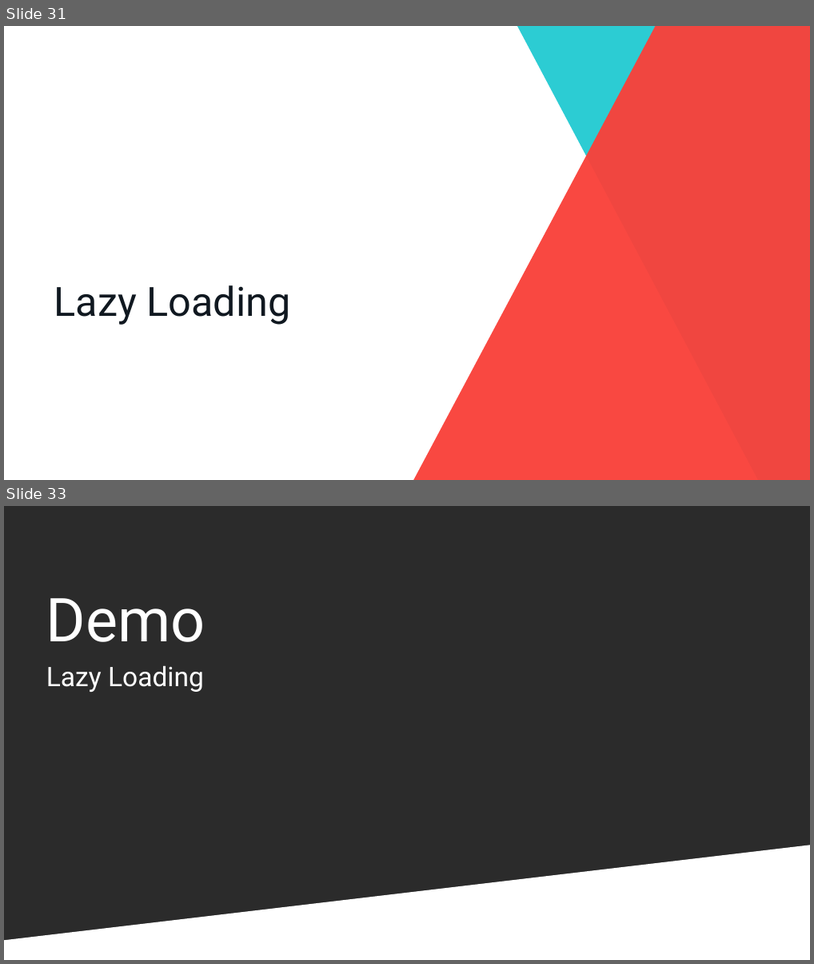
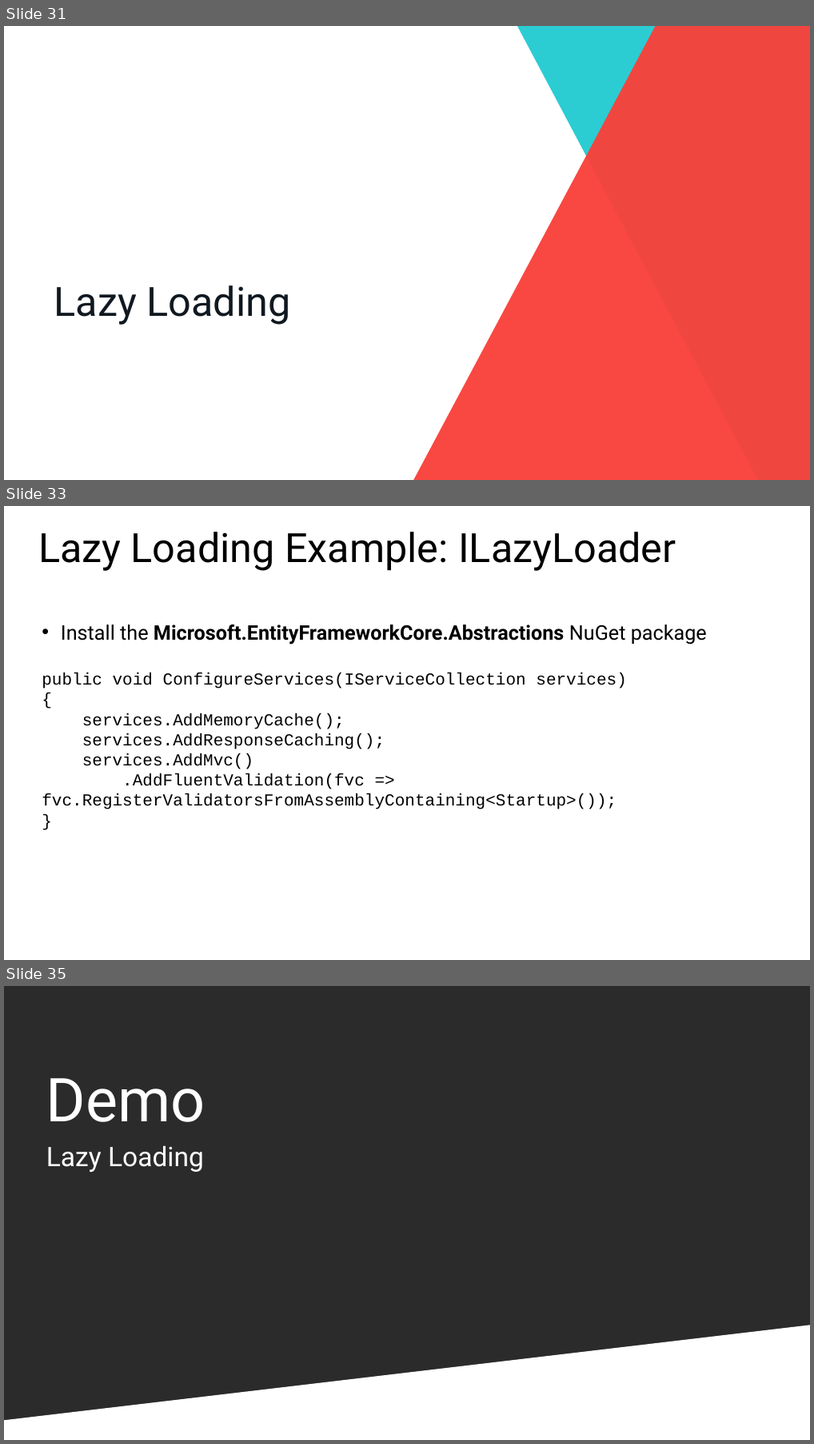
Before and after one commit to cwoodruff/EFCore21Demos, a slide deck: What’s new in Entity Framework Core 2.2.pptx. Shown one above the other, each under a label of ours: slides 31 and 33 before the commit, slides 31, 33 and 35 after it; the slides between them are not shown. The pictures are 814x964 and 814x1444 pixels, drawn with LibreOffice and Linux fonts; fonts in the diff are those of the drawing; background and template pictures are left out; a plain dark background stands for a picture behind light text. Boxes give left, top, right and bottom in pixels: in the first picture for what was removed or moved away, otherwise in the second. Text is boxed around its words. In the diff, an @@ line names an element or a change of style, - is before the commit and + after.

```diff
--- a/What’s new in Entity Framework Core 2.2.pptx
+++ b/What’s new in Entity Framework Core 2.2.pptx
@@ slide 33 added at (4,506,810,960), background #FFFFFF @@
@@ title added at (38,532,676,571), 48 pt, text #000000 @@
+Lazy Loading Example: ILazyLoader
@@ text added at (42,624,707,809), 20 pt, text #000000 @@
+• Install the Microsoft.EntityFrameworkCore.Abstractions NuGet package
+public void ConfigureServices(IServiceCollection services)
+{
+services.AddMemoryCache();
+services.AddResponseCaching();
+services.AddMvc()
+.AddFluentValidation(fvc => fvc.RegisterValidatorsFromAssemblyContaining<Startup>());
+}
@@ what was slide 33 is now slide 35 @@
```
Also in this commit, not shown: 15 slides changed, 1 other slide added.
